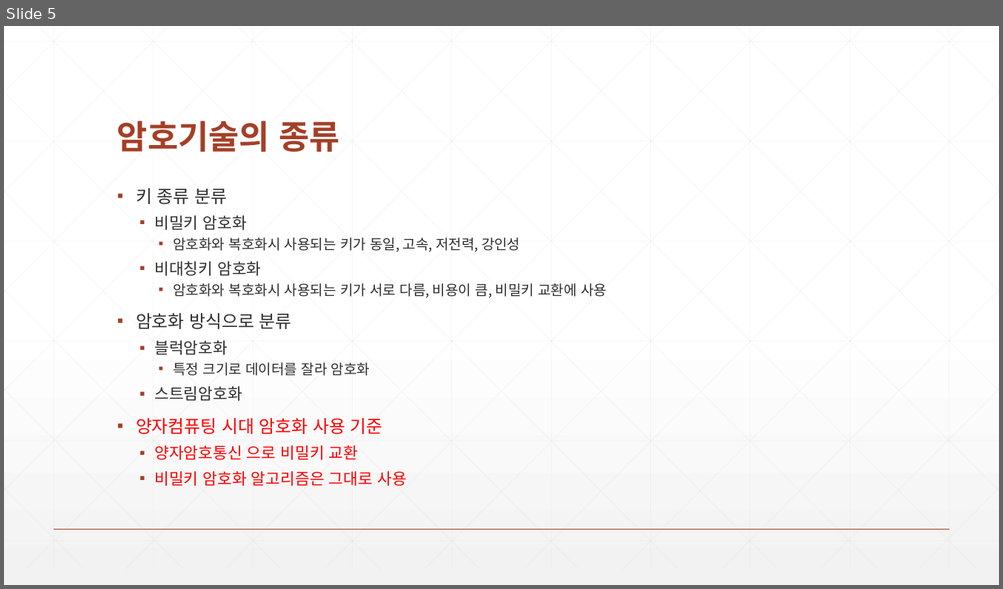
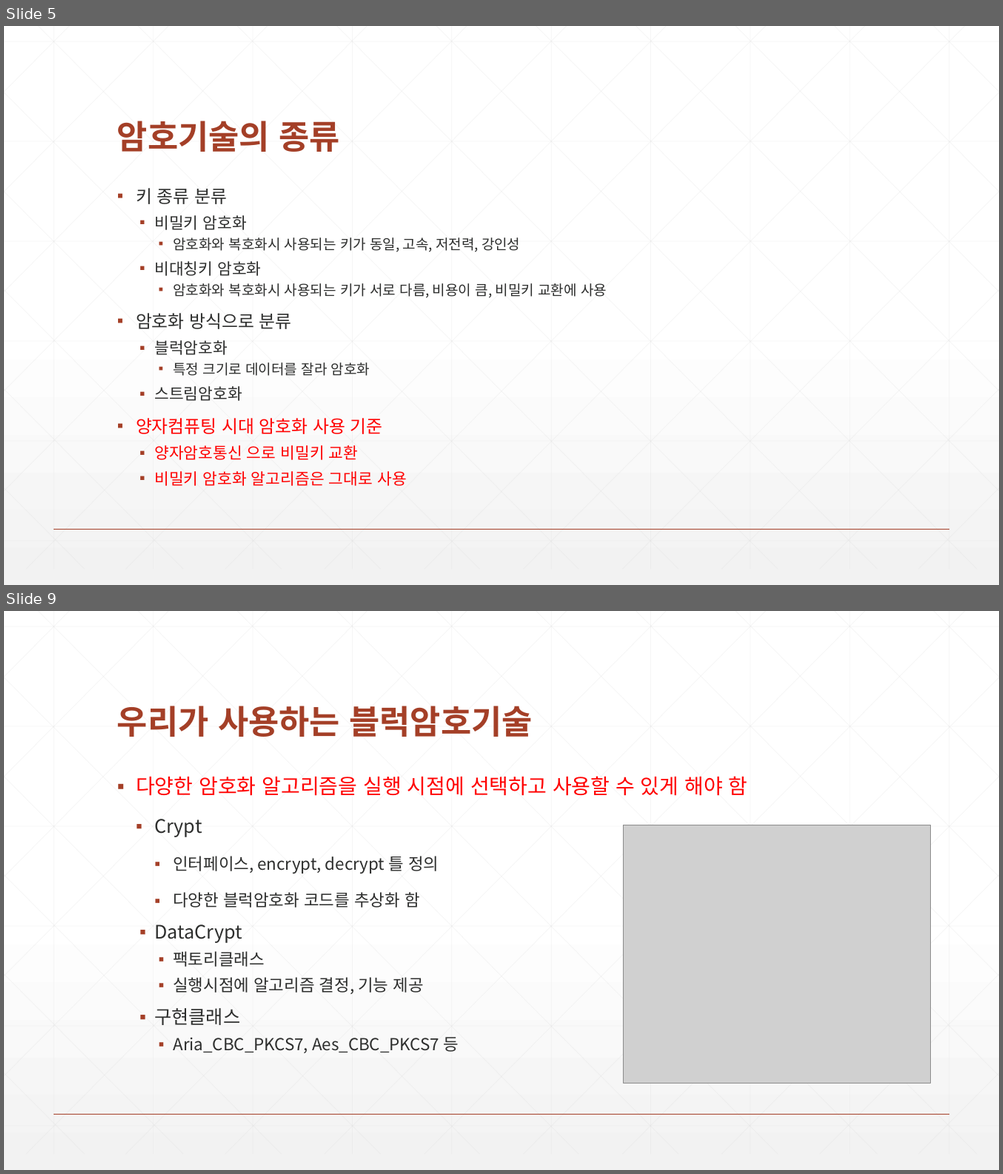
Before and after one commit to zeroshift01/code5, a slide deck: inflearn06/doc/6.암호화기능을구현합니다.pptx. Shown one above the other, each under a label of ours: slide 5 before the commit, slides 5 and 9 after it; the slides between them are not shown. The pictures are 1003x589 and 1003x1174 pixels, drawn with LibreOffice and Linux fonts; fonts in the diff are those of the drawing; grey boxes stand for pictures. Boxes give left, top, right and bottom in pixels: in the first picture for what was removed or moved away, otherwise in the second. Text is boxed around its words. In the diff, an @@ line names an element or a change of style, - is before the commit and + after.

```diff
--- a/inflearn06/doc/6.암호화기능을구현합니다.pptx
+++ b/inflearn06/doc/6.암호화기능을구현합니다.pptx
@@ slide 9 added at (4,611,999,1170), background gradient #FFFFFF to #F2F2F2; not listed: 47 template elements that a slide beside it also shows @@
@@ title added at (117,706,532,737), 32 pt, text #A43F27, bold @@
+우리가 사용하는 블럭암호기술
@@ text added at (136,776,748,1054), 16 pt, text #2D2E2D @@
+▪ 다양한 암호화 알고리즘을 실행 시점에 선택하고 사용할 수 있게 해야 함
+    ▪ Crypt
+      ▪ 인터페이스, encrypt, decrypt 틀 정의
+      ▪ 다양한 블럭암호화 코드를 추상화 함
+  ▪ DataCrypt
+    ▪ 팩토리클래스
+    ▪ 실행시점에 알고리즘 결정, 기능 제공
+  ▪ 구현클래스
+    ▪ Aria_CBC_PKCS7, Aes_CBC_PKCS7 등
@@ picture added at (623,825,930,1083) @@
```
Also in this commit, not shown: 4 slides changed, 2 other slides added, 2 slides removed, 46 other files.
